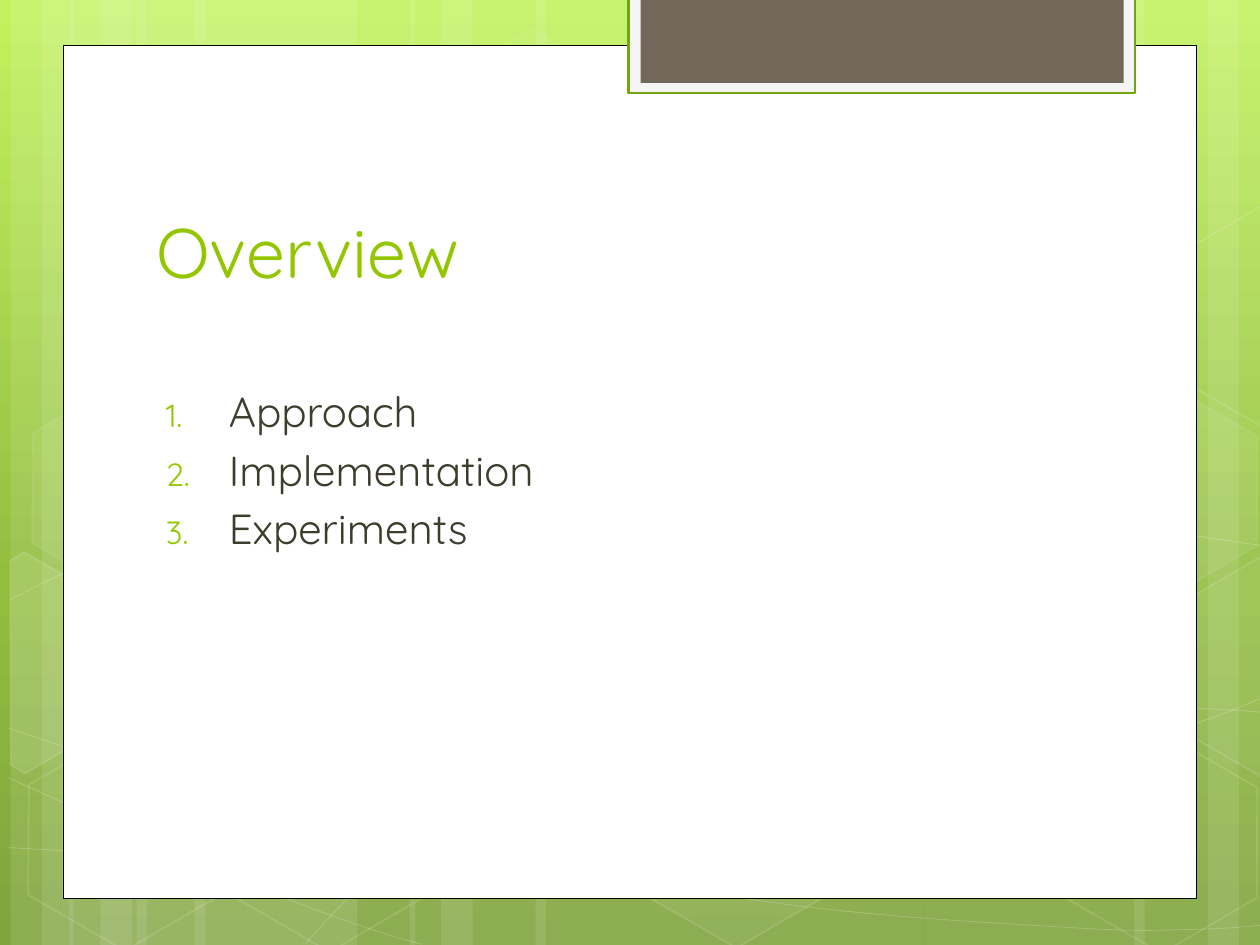
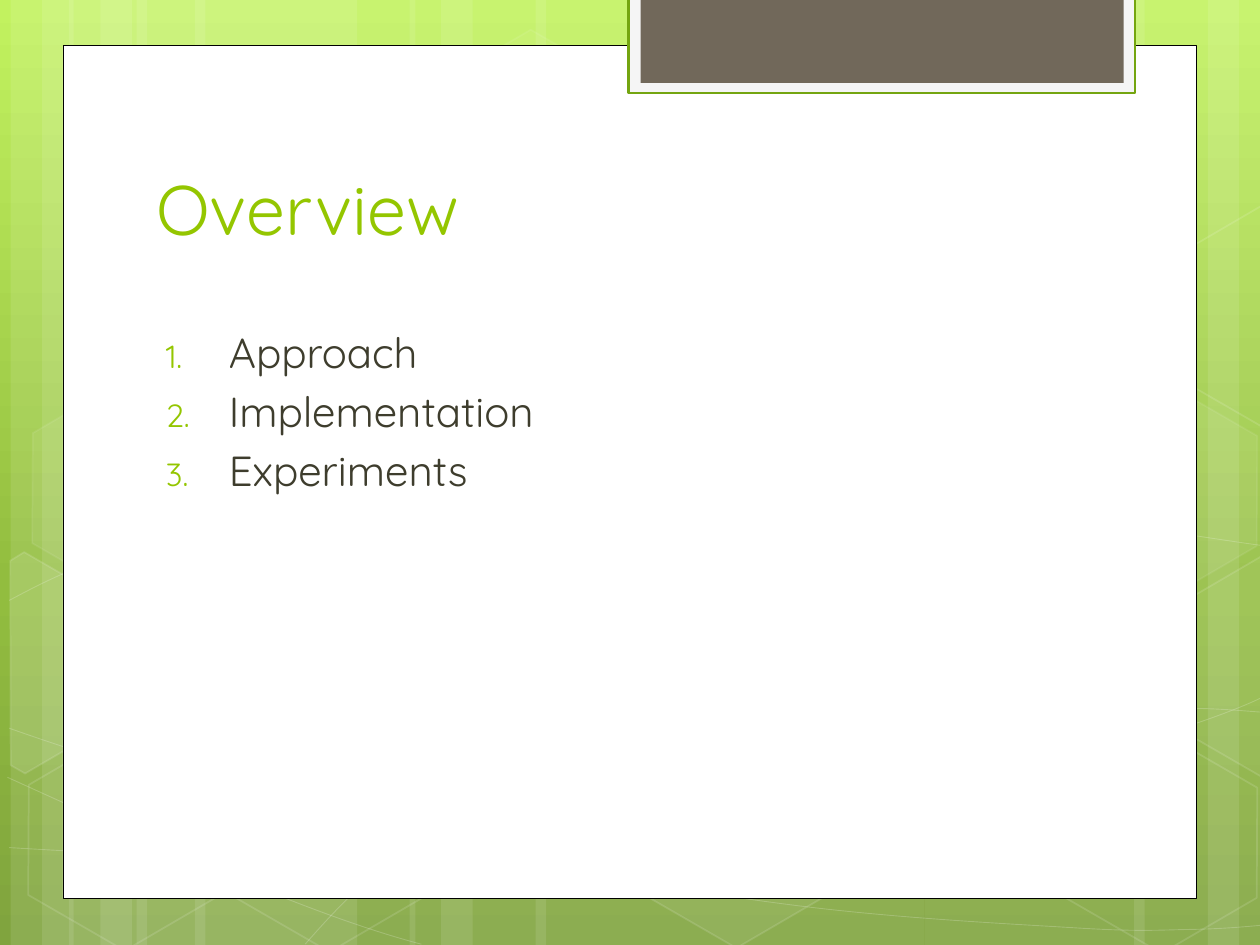
Before and after one commit to Visorgood/MenthalLab, a slide deck: slide 3 of Docs/Data Extraction for the Quantified Self v2.pptx. Drawn at 1260x945 pixels with LibreOffice and Linux fonts; fonts in the diff are those of the drawing. Boxes give left, top, right and bottom in pixels: in the first picture for what was removed or moved away, otherwise in the second. Text is boxed around its words. In the diff, an @@ line names an element or a change of style, - is before the commit and + after.

```diff
--- a/Docs/Data Extraction for the Quantified Self v2.pptx
+++ b/Docs/Data Extraction for the Quantified Self v2.pptx
@@ title "Overview": place and size @@
-title "Overview" at bbox=[156, 228, 459, 279]
+title "Overview" at bbox=[156, 185, 459, 236]
@@ text "Approach": place and size @@
-text "Approach" at bbox=[229, 396, 534, 553]
+text "Approach" at bbox=[229, 337, 534, 495]
```
Also in this commit, not shown: 7 other slides changed, 4 slides added, 2 slides removed.
